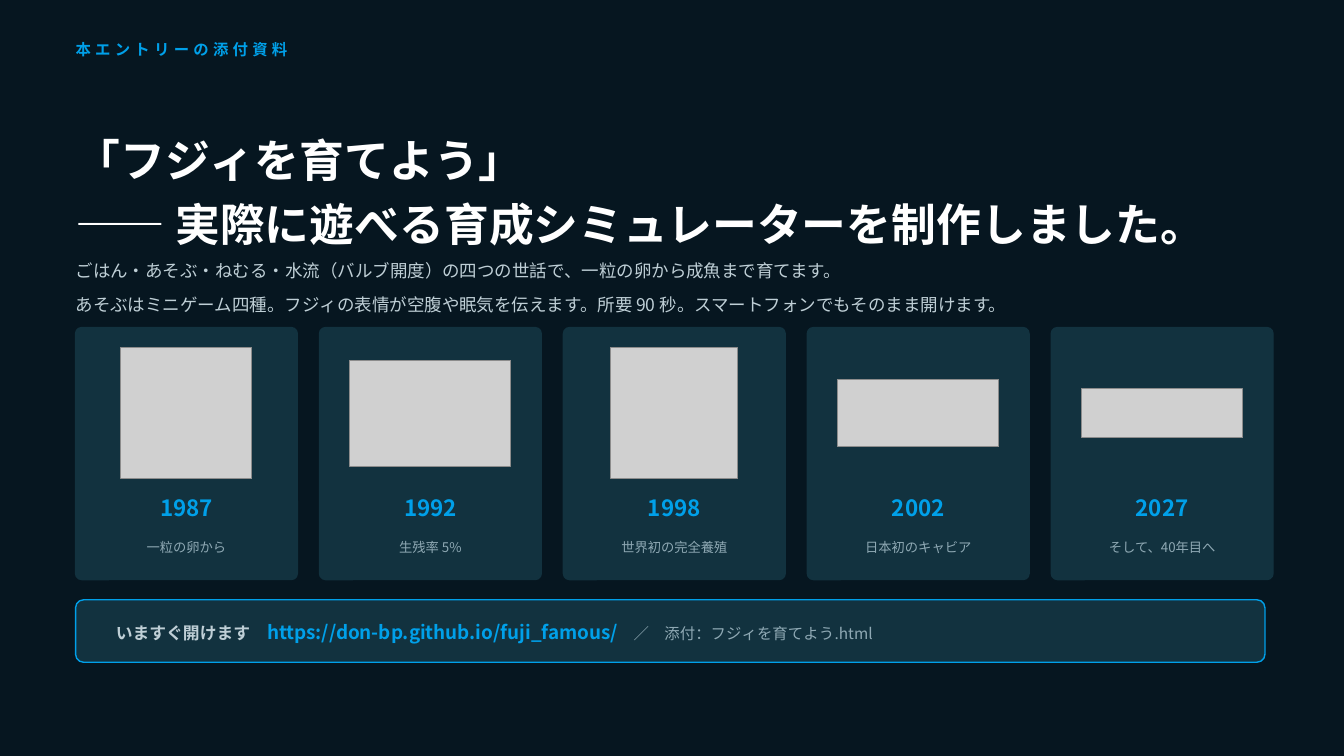
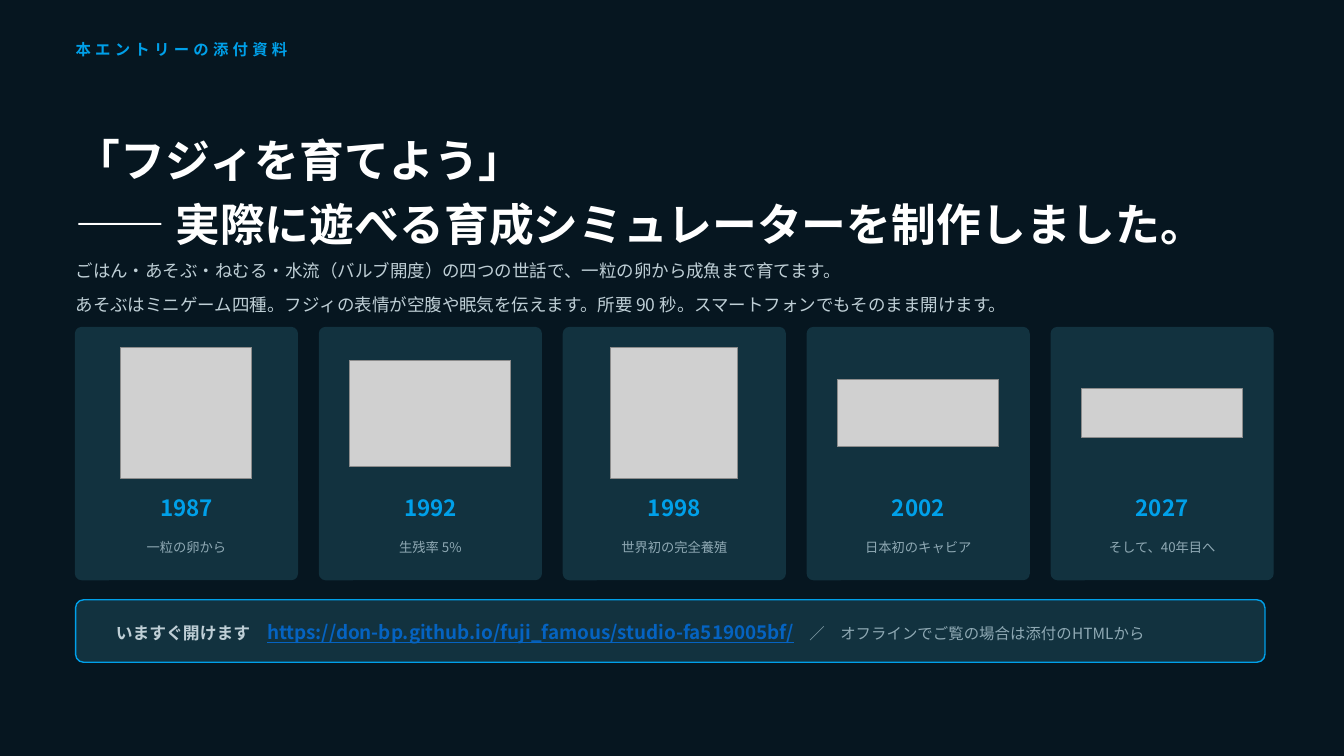
Before and after one commit to Don-BP/fuji_famous, a slide deck: slide 26 of Fujie_Creative/05_submission/フジィは実在する_企画書.pptx. Drawn at 1344x756 pixels with LibreOffice and Linux fonts; fonts in the diff are those of the drawing; grey boxes stand for pictures. Boxes give left, top, right and bottom in pixels: in the first picture for what was removed or moved away, otherwise in the second. Text is boxed around its words. In the diff, an @@ line names an element or a change of style, - is before the commit and + after.

```diff
--- a/Fujie_Creative/05_submission/フジィは実在する_企画書.pptx
+++ b/Fujie_Creative/05_submission/フジィは実在する_企画書.pptx
@@ text at <box>116,624,1144,644</box>: text changed; text colour #00A0E9 to #0563C1 @@
-いますぐ開けます https://don-bp.github.io/fuji_famous/ ／ 添付：フジィを育てよう.html
+いますぐ開けます https://don-bp.github.io/fuji_famous/studio-fa519005bf/ ／ オフラインでご覧の場合は添付のHTMLから
```
Also in this commit, not shown: 2 other slides changed, 10 other files.
